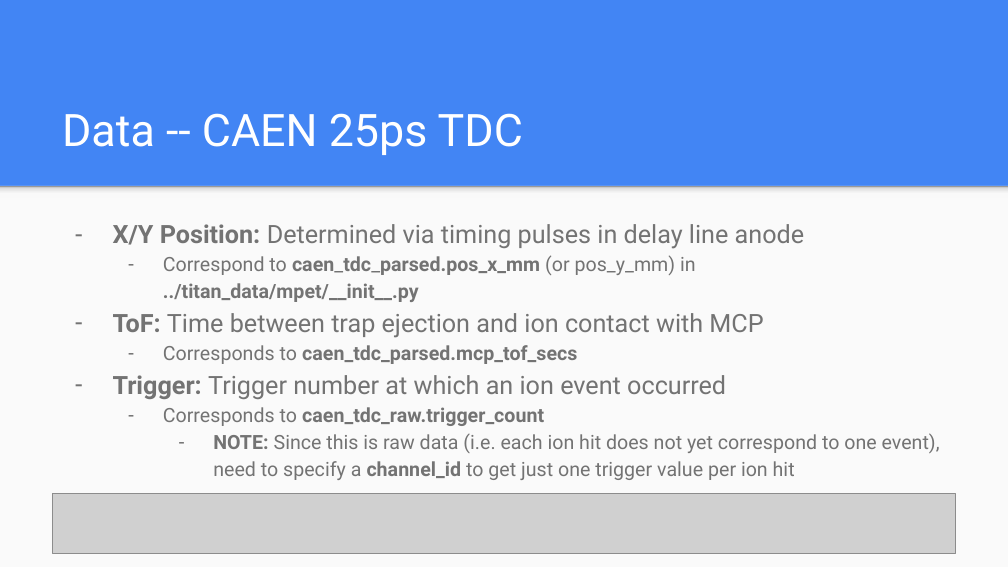
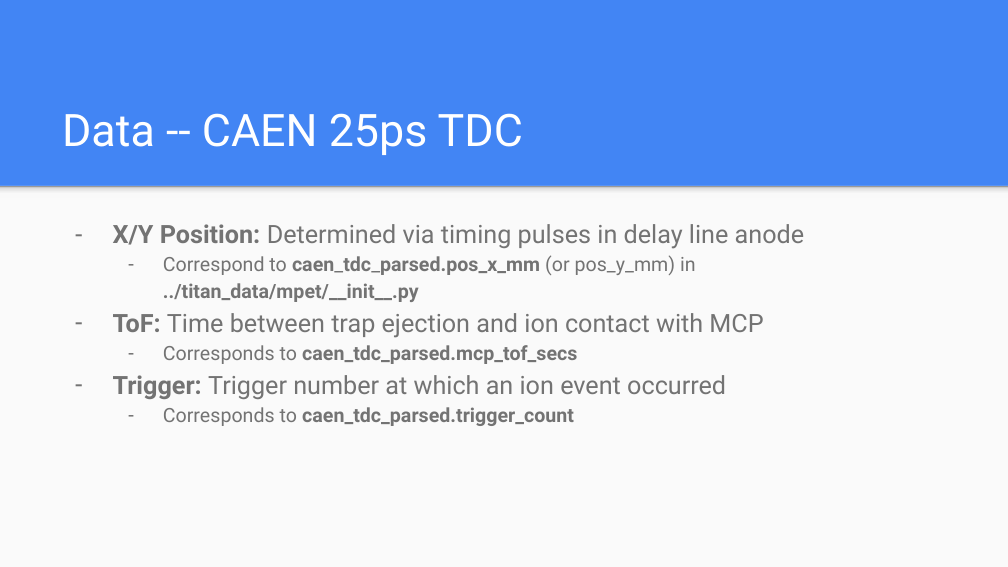
Before and after one commit to wsporter/PhIAT, a slide deck: slide 8 of Documentation/midas_to_phiat Documentation.pptx. Drawn at 1008x567 pixels with LibreOffice and Linux fonts; fonts in the diff are those of the drawing; grey boxes stand for pictures. Boxes give left, top, right and bottom in pixels: in the first picture for what was removed or moved away, otherwise in the second. Text is boxed around its words. In the diff, an @@ line names an element or a change of style, - is before the commit and + after.

```diff
--- a/Documentation/midas_to_phiat Documentation.pptx
+++ b/Documentation/midas_to_phiat Documentation.pptx
@@ text at (x1=163, y1=407, x2=574, y2=426): text changed; bold on @@
-  – Corresponds to caen_tdc_raw.trigger_count
-    – NOTE: Since this is raw data (i.e. each ion hit does not yet correspond to one event), need to specify a channel_id to get just one trigger value per ion hit
+  – Corresponds to caen_tdc_parsed.trigger_count
@@ picture removed at (x1=52, y1=494, x2=955, y2=554) @@
```
Also in this commit, not shown: 1 other file.
